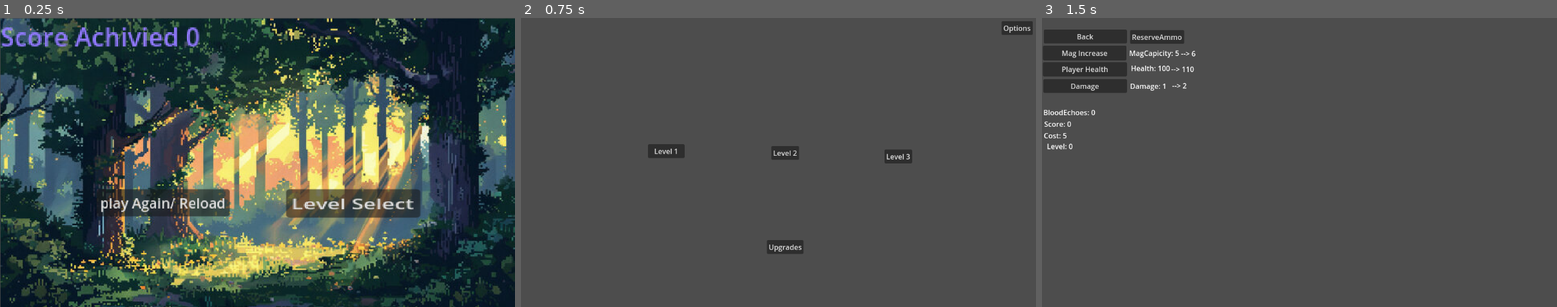
Above: before the commit, frames 1-3 (left to right).
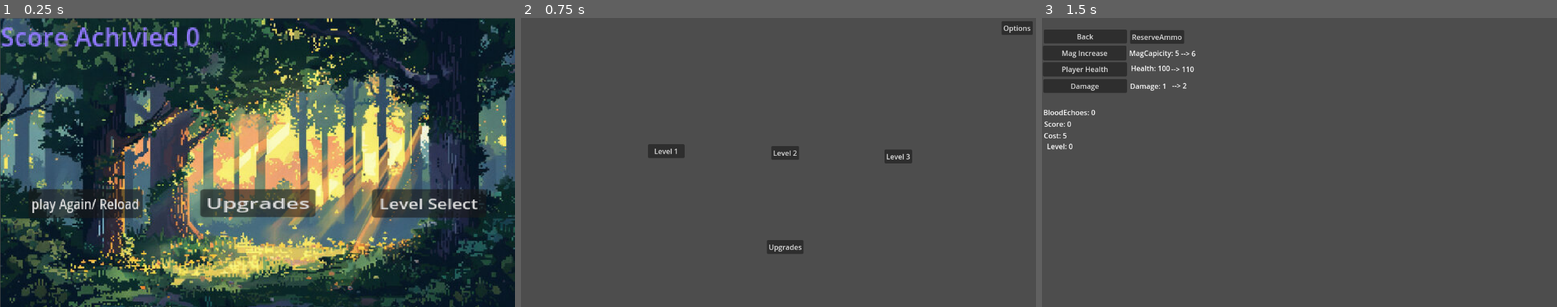
Above: after the commit, the same moments.

Repository: TheWhiteWolf0/Shooter-Game
Game: Godot game, scene res://Scenes/DeathScence.tscn
Two runs of this game, one before a commit and one after it. Both use one fixed random seed, a clock stepped at 60 frames per second and the inputs below. This scene is started directly instead of the project's main scene.
Inputs:
- Up to frame 1 (0.25 s): no input
- Up to frame 2 (0.75 s): click "Level Select" at 0.5 s
- Up to frame 3 (1.5 s): click "Upgrades" at 1.25 s

The runs differ from the first frame. In frame 1, 5.4% of the frame differs, in the area x 5-95%, y 59-70%; in frame 2, nothing differs; in frame 3, nothing differs.

Commit message:
Added upgrade button to DeathScence

Diff:
--- a/shootergame/Scenes/DeathScence.tscn
+++ b/shootergame/Scenes/DeathScence.tscn
@@ -34,20 +34,29 @@
 vertical_alignment = 1
 
 [node name="Button" type="Button" parent="CanvasLayer"]
-offset_left = 640.0
+offset_left = 832.0
 offset_top = 384.0
-offset_right = 739.0
+offset_right = 937.0
 offset_bottom = 415.0
-scale = Vector2(3.03331, 2.05362)
+scale = Vector2(2.43331, 2.05362)
 text = "Level Select"
 
 [node name="Button2" type="Button" parent="CanvasLayer"]
-offset_left = 216.0
+offset_left = 64.0
 offset_top = 384.0
-offset_right = 368.0
+offset_right = 216.0
+offset_bottom = 417.0
+scale = Vector2(1.68, 1.96)
+text = "play Again/ Reload"
+
+[node name="Button3" type="Button" parent="CanvasLayer"]
+offset_left = 448.0
+offset_top = 384.0
+offset_right = 530.0
 offset_bottom = 415.0
-scale = Vector2(1.96, 1.96)
-text = "play Again/ Reload"
+scale = Vector2(3.14351, 2.01232)
+text = "Upgrades"
 
 [connection signal="pressed" from="CanvasLayer/Button" to="." method="_on_button_pressed"]
 [connection signal="pressed" from="CanvasLayer/Button2" to="." method="_on_button_2_pressed"]
+[connection signal="pressed" from="CanvasLayer/Button3" to="." method="_on_button_3_pressed"]
--- a/shootergame/Scripts/death_scence.gd
+++ b/shootergame/Scripts/death_scence.gd
@@ -25,3 +25,7 @@
 	GlobalVariables.reserve_ammo = GlobalVariables.reserve_ammo + 20
 	get_tree().change_scene_to_file("res://Scenes/lvl2.tscn")
 	pass # Replace with function body.
+
+func _on_button_3_pressed() -> void:
+	get_tree().change_scene_to_file("res://Scenes/control.tscn")
+	pass # Replace with function body.
